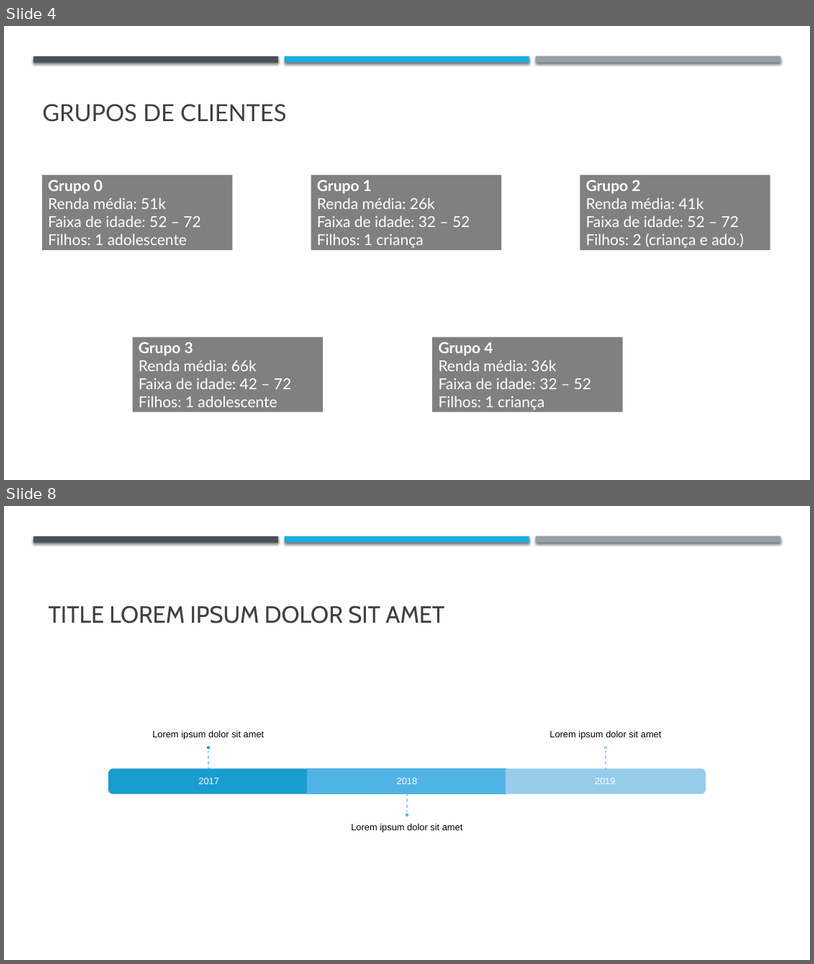
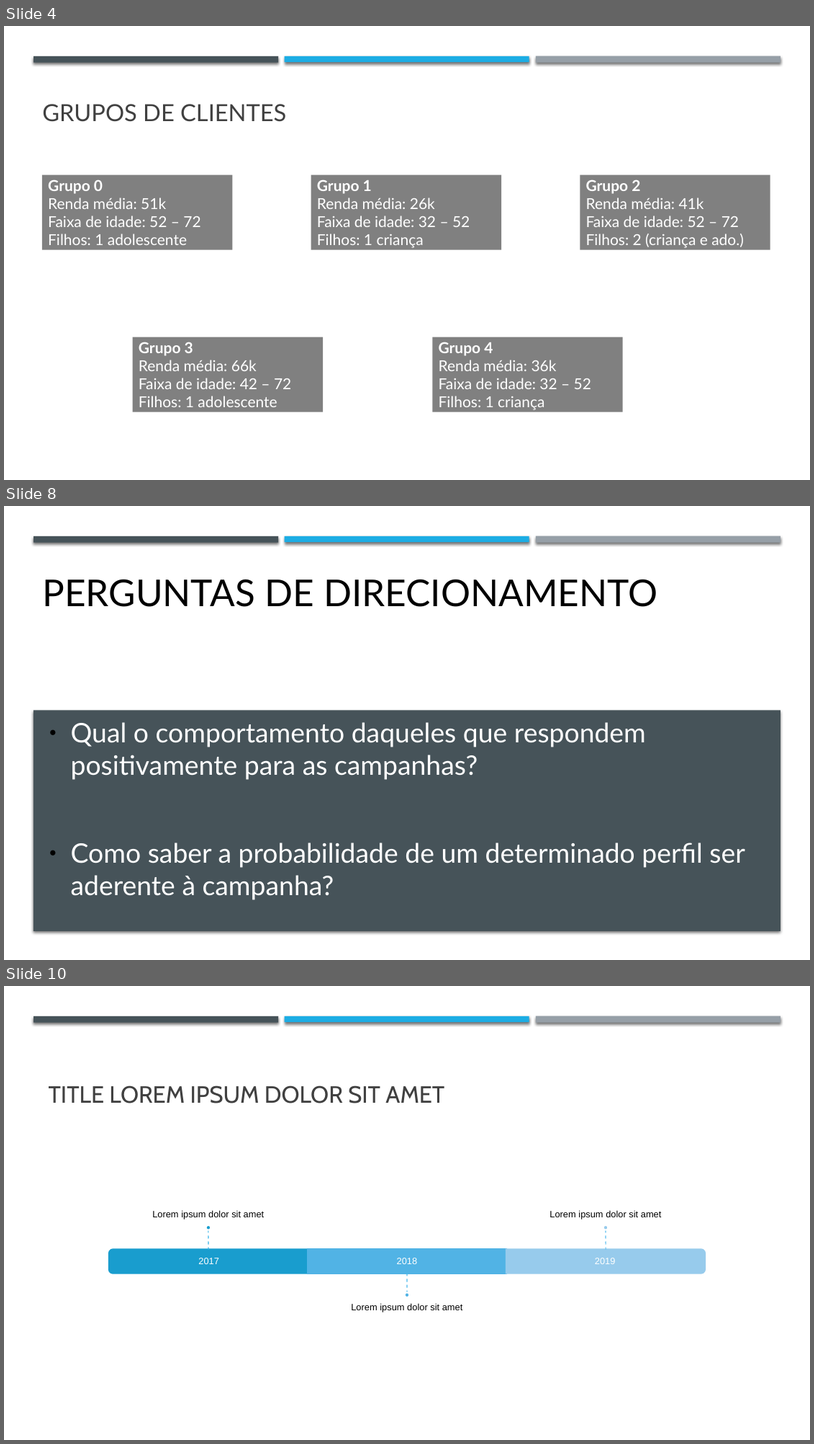
Before and after one commit to BrunoSantosPK/case-client-behavior, a slide deck: data/analise.pptx. Shown one above the other, each under a label of ours: slides 4 and 8 before the commit, slides 4, 8 and 10 after it; the slides between them are not shown. The pictures are 814x964 and 814x1444 pixels, drawn with LibreOffice and Linux fonts; fonts in the diff are those of the drawing. Boxes give left, top, right and bottom in pixels: in the first picture for what was removed or moved away, otherwise in the second. Text is boxed around its words. In the diff, an @@ line names an element or a change of style, - is before the commit and + after.

```diff
--- a/data/analise.pptx
+++ b/data/analise.pptx
@@ slide 8 added at (4,506,810,960), background #FFFFFF; not listed: 3 template elements that a slide beside it also shows @@
@@ text added at (42,579,658,607), 44 pt, text #000000 @@
+PERGUNTAS DE DIRECIONAMENTO
@@ rectangle added at (34,710,782,931), fill #465359 @@
@@ text added at (71,722,745,900), 32 pt, text #FFFFFF @@
+● Qual o comportamento daqueles que respondem positivamente para as campanhas?
+● Como saber a probabilidade de um determinado perfil ser aderente à campanha?
@@ what was slide 8 is now slide 10 @@
```
Also in this commit, not shown: 4 slides changed, 1 other slide added, 4 other files.
